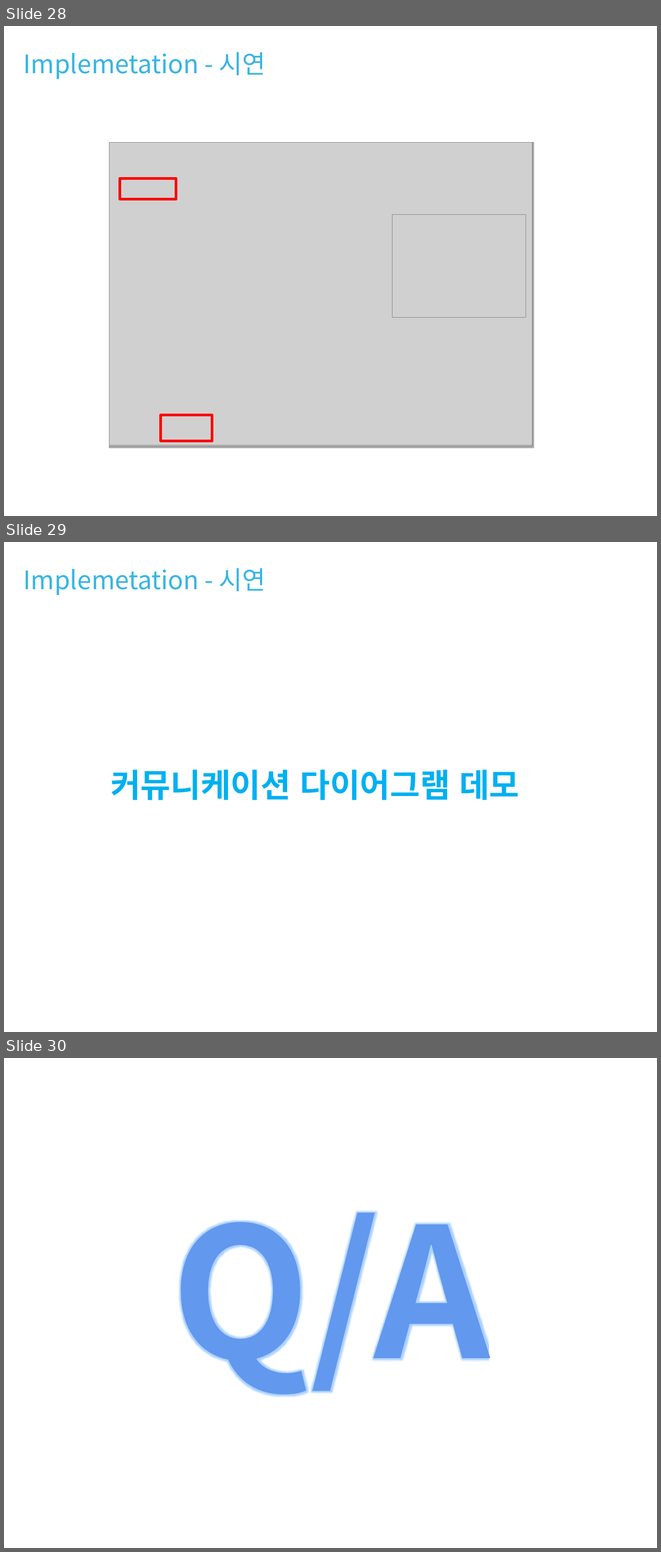
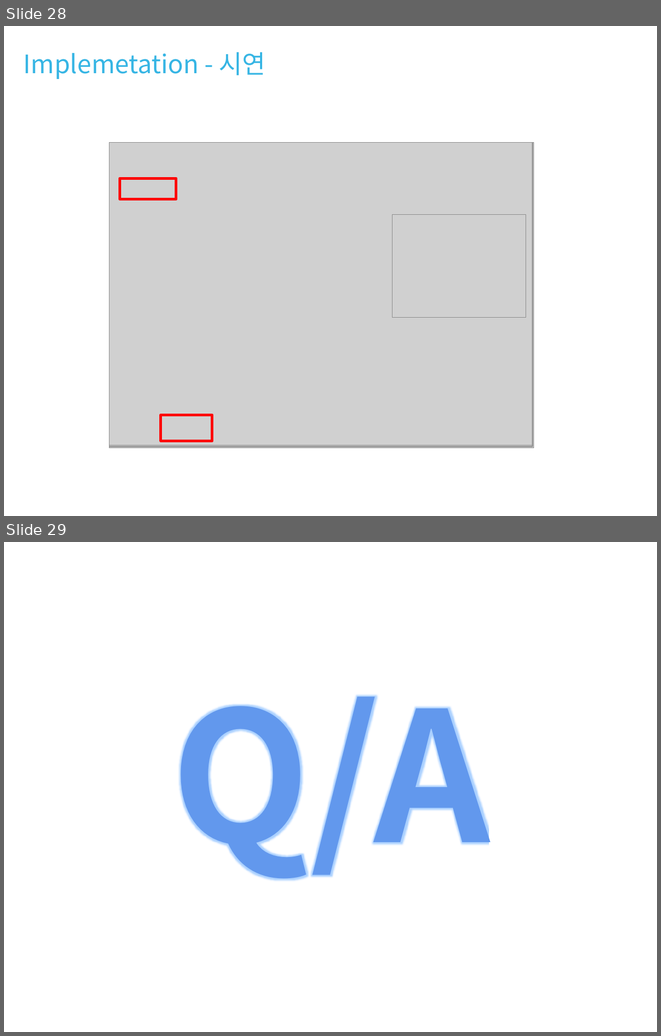
Before and after one commit to DavidKwon/ATMWith3tierArchitecture, a slide deck: ATM.pptx. Shown one above the other, each under a label of ours: slides 28, 29 and 30 before the commit, slides 28 and 29 after it. The pictures are 661x1552 and 661x1036 pixels, drawn with LibreOffice and Linux fonts; fonts in the diff are those of the drawing; grey boxes stand for pictures. Boxes give left, top, right and bottom in pixels: in the first picture for what was removed or moved away, otherwise in the second. Text is boxed around its words. In the diff, an @@ line names an element or a change of style, - is before the commit and + after.

```diff
--- a/ATM.pptx
+++ b/ATM.pptx
@@ slide 29 removed at <box>4,542,657,1032</box>, background #FFFFFF @@
@@ text removed at <box>24,568,266,595</box> @@
-Implemetation - 시연
@@ text removed at <box>111,769,519,800</box> @@
-커뮤니케이션 다이어그램 데모
@@ what was slide 30 is now slide 29 @@
```
Also in this commit, not shown: 13 slides changed, 1 slide added, 1 other slide removed.
